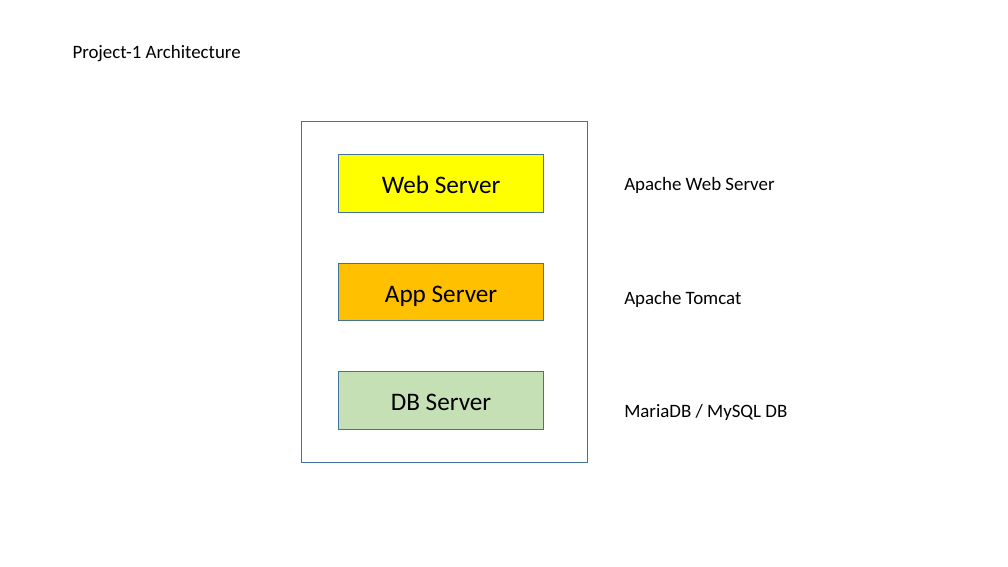
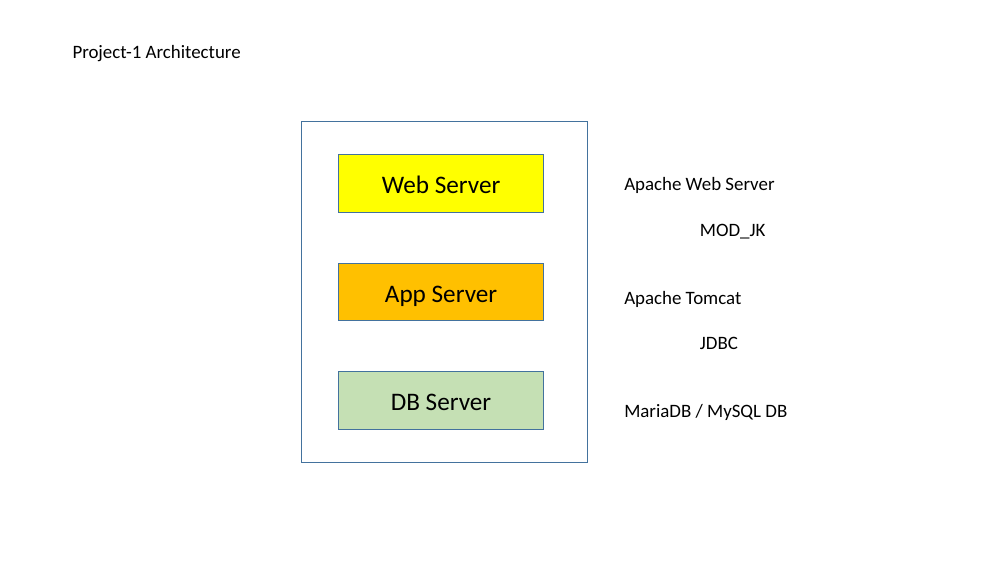
Before and after one commit to cit-aliqui/PPT, a slide deck: slide 1 of Architecture.pptx. Drawn at 1008x567 pixels with LibreOffice and Linux fonts; fonts in the diff are those of the drawing. Boxes give left, top, right and bottom in pixels: in the first picture for what was removed or moved away, otherwise in the second. Text is boxed around its words. In the diff, an @@ line names an element or a change of style, - is before the commit and + after.

Commit message:
SS

```diff
--- a/Architecture.pptx
+++ b/Architecture.pptx
@@ text at (700, 223, 766, 239): paragraph added @@
+MOD_JK
@@ text at (700, 336, 738, 349): paragraph added @@
+JDBC
```
Also in this commit, not shown: 1 slide added.
